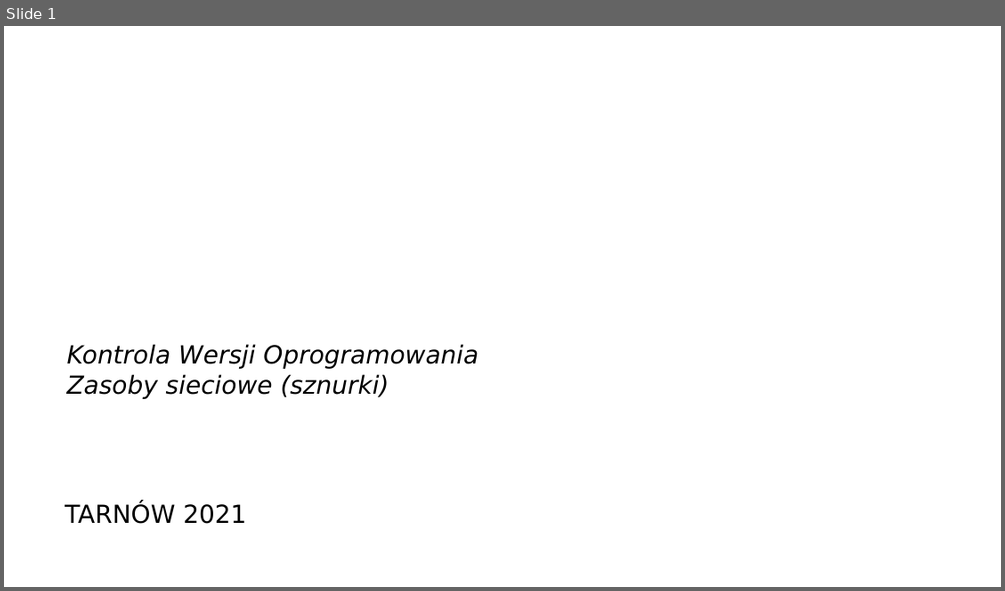
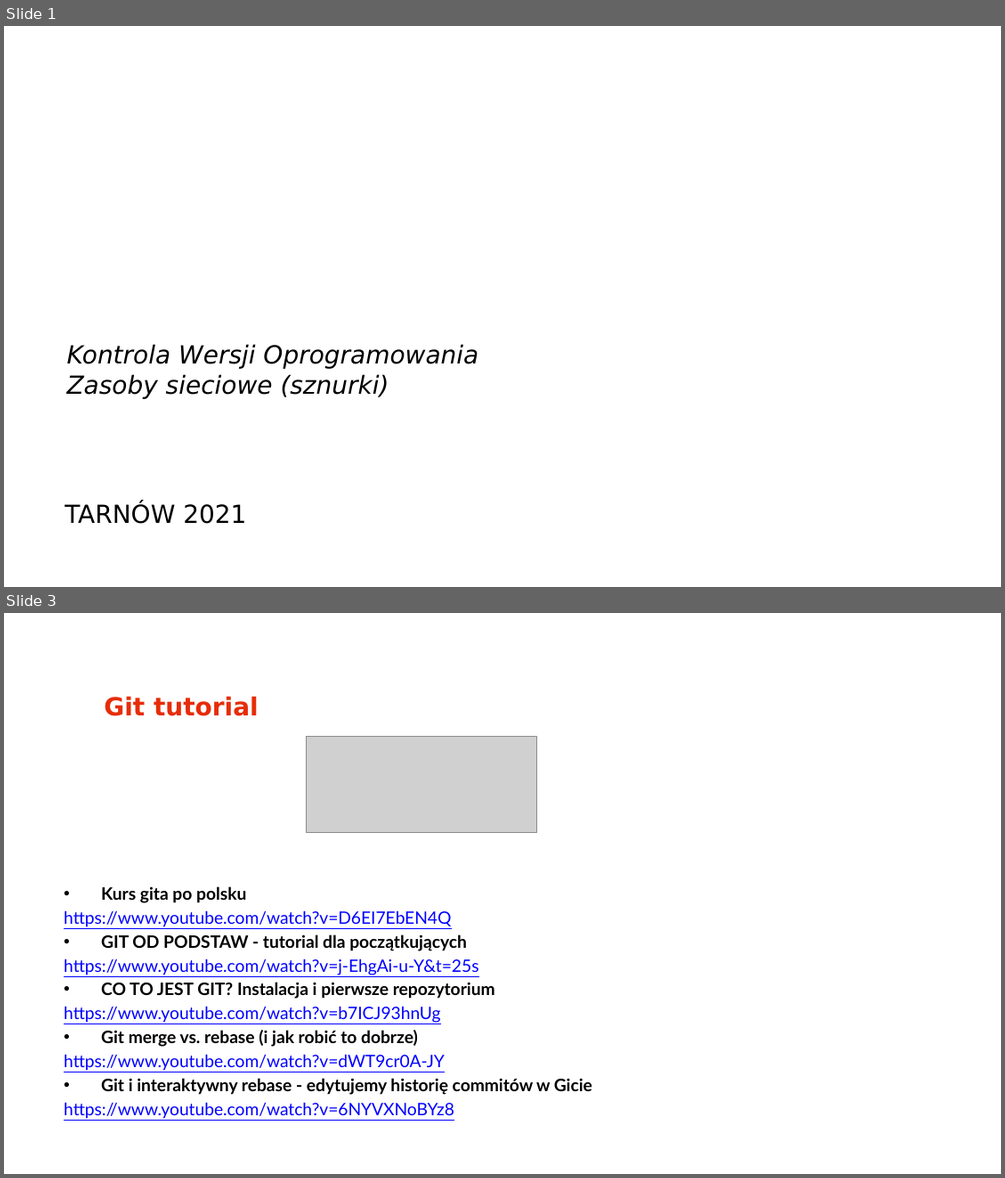
Before and after one commit to arturkwiek/gitlab-tutorial, a slide deck: 00. Git - tutorial - Zasoby sieciowe (sznurki).pptx. Shown one above the other, each under a label of ours: slide 1 before the commit, slides 1 and 3 after it; the slides between them are not shown. The pictures are 1005x591 and 1005x1178 pixels, drawn with LibreOffice and Linux fonts; fonts in the diff are those of the drawing; grey boxes stand for pictures; background and template pictures are left out. Boxes give left, top, right and bottom in pixels: in the first picture for what was removed or moved away, otherwise in the second. Text is boxed around its words. In the diff, an @@ line names an element or a change of style, - is before the commit and + after.

```diff
--- a/00. Git - tutorial - Zasoby sieciowe (sznurki).pptx
+++ b/00. Git - tutorial - Zasoby sieciowe (sznurki).pptx
@@ slide 3 added at (4,613,1001,1174), background picture (left out) @@
@@ text added at (104,696,259,716), 18 pt, text #E62D08, bold @@
+Git tutorial
@@ picture added at (306,737,536,834) @@
@@ text added at (64,886,592,1119), 12.4 pt, text #0000FF, underline @@
+• Kurs gita po polsku
+https://www.youtube.com/watch?v=D6EI7EbEN4Q
+• GIT OD PODSTAW - tutorial dla początkujących
+https://www.youtube.com/watch?v=j-EhgAi-u-Y&t=25s
+• CO TO JEST GIT? Instalacja i pierwsze repozytorium
+https://www.youtube.com/watch?v=b7ICJ93hnUg
+• Git merge vs. rebase (i jak robić to dobrze)
+https://www.youtube.com/watch?v=dWT9cr0A-JY
+• Git i interaktywny rebase - edytujemy historię commitów w Gicie
+https://www.youtube.com/watch?v=6NYVXNoBYz8
```
Also in this commit, not shown: 1 slide changed, 1 other slide added.
